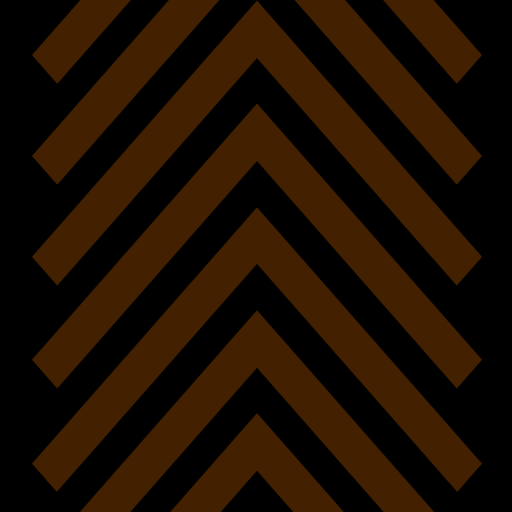
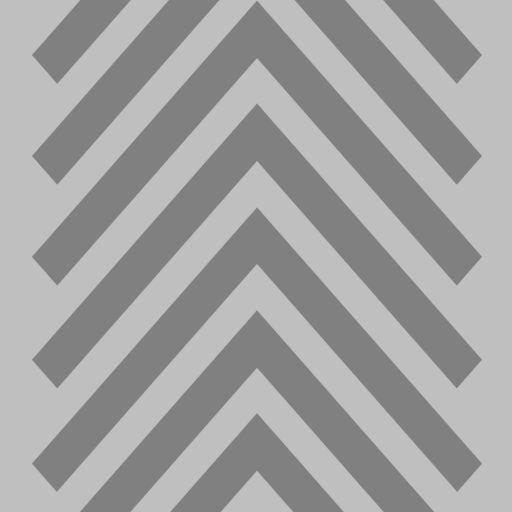
Comparing the layer stacks of the two 512x512 images. Changes:
pixels changed over [0, 0, 512, 512] (layer not identified)
